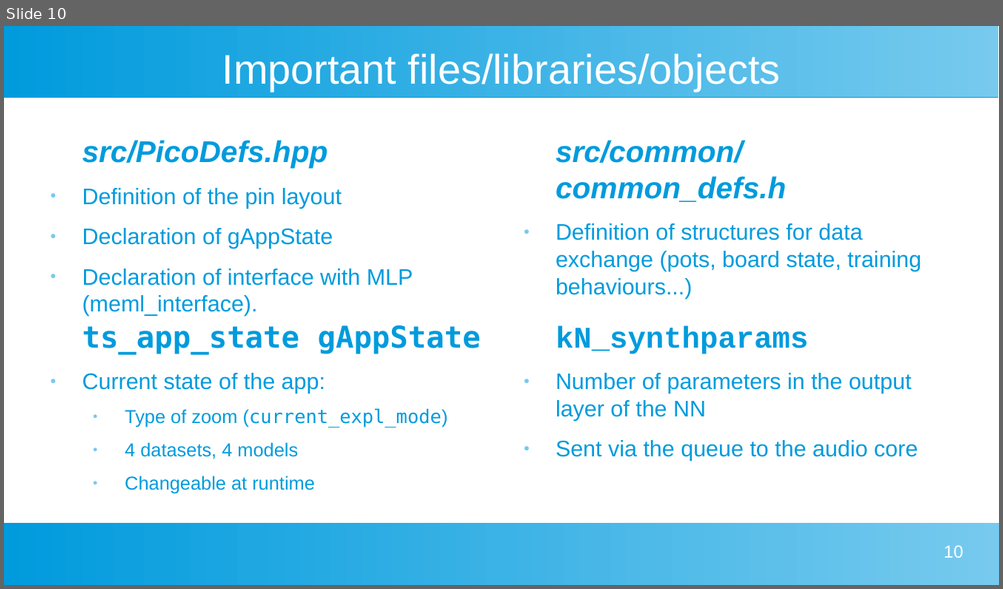
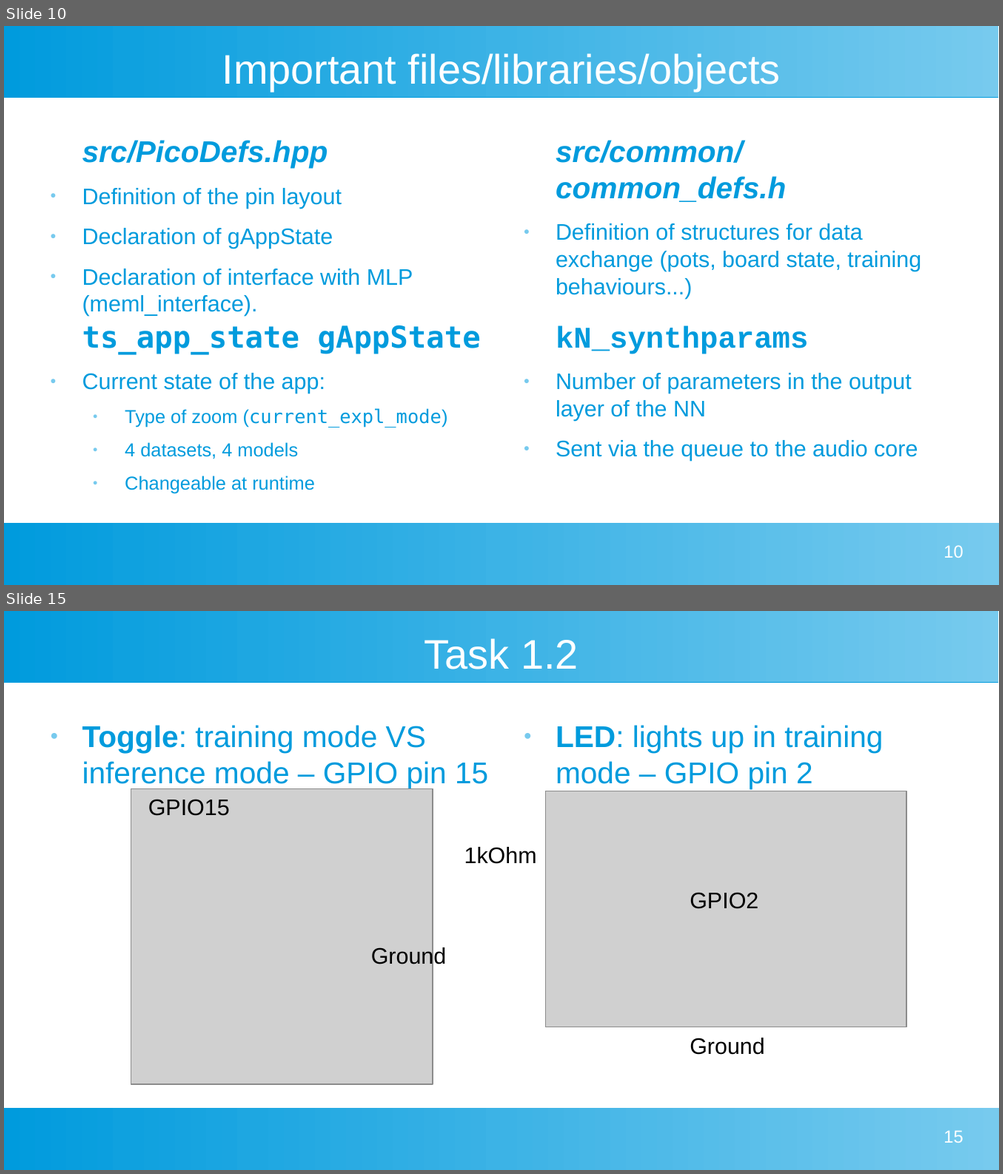
Before and after one commit to cristianpandele/MEML, a slide deck: doc/lecturenotes.odp. Shown one above the other, each under a label of ours: slide 10 before the commit, slides 10 and 15 after it; the slides between them are not shown. The pictures are 1003x589 and 1003x1174 pixels, drawn with LibreOffice and Linux fonts; fonts in the diff are those of the drawing; grey boxes stand for pictures. Boxes give left, top, right and bottom in pixels: in the first picture for what was removed or moved away, otherwise in the second. Text is boxed around its words. In the diff, an @@ line names an element or a change of style, - is before the commit and + after.

```diff
--- a/doc/lecturenotes.odp
+++ b/doc/lecturenotes.odp
@@ slide 15 added at bbox=[4, 611, 999, 1170], background #FFFFFF; not listed: 2 template elements that a slide beside it also shows @@
@@ title added at bbox=[424, 638, 578, 669], 33 pt, text #FFFFFF @@
+Task 1.2
@@ text added at bbox=[82, 725, 488, 789], 24 pt, text #009BDD @@
+● Toggle: training mode VS inference mode – GPIO pin 15
@@ text added at bbox=[555, 725, 882, 789], 24 pt, text #009BDD @@
+● LED: lights up in training mode – GPIO pin 2
@@ picture added at bbox=[131, 789, 432, 1085] @@
@@ text added at bbox=[148, 799, 230, 816], 18 pt, text #000000 @@
+GPIO15
@@ picture added at bbox=[546, 792, 907, 1027] @@
@@ text added at bbox=[464, 847, 537, 864], 18 pt, text #000000 @@
+1kOhm
@@ text added at bbox=[689, 892, 758, 909], 18 pt, text #000000 @@
+GPIO2
@@ text added at bbox=[371, 946, 447, 968], 18 pt, text #000000 @@
+Ground
@@ text added at bbox=[689, 1038, 765, 1055], 18 pt, text #000000 @@
+Ground
@@ page number added at bbox=[943, 1130, 962, 1143], 14 pt, text #FFFFFF @@
+15
```
Also in this commit, not shown: 1 slide changed, 8 other slides added, 1 slide removed, 1 other file.
